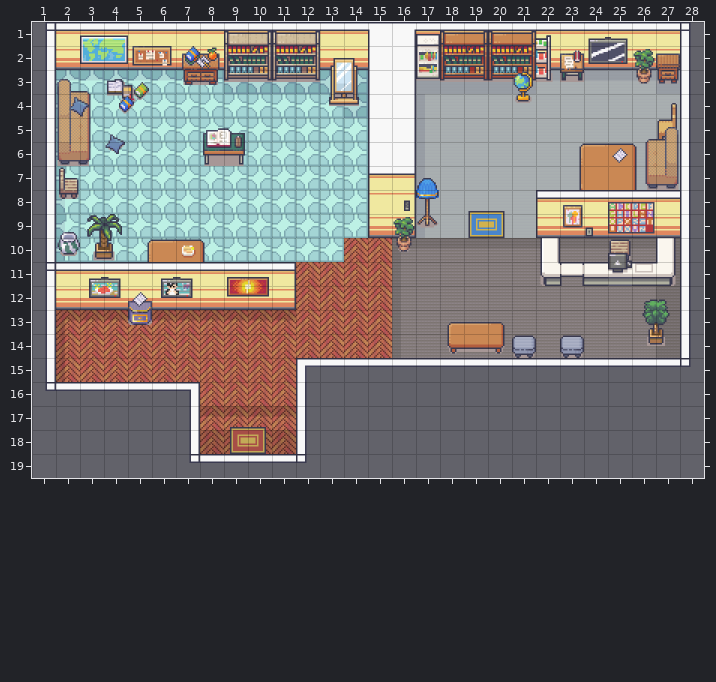
Two versions of a level (Tiled map, assets/TiledMap/interactive-resume.tmx). That is the earlier state.
Cells are 32x32 px. Shown: x 1..28, y 1..19.
The same view after the edit:
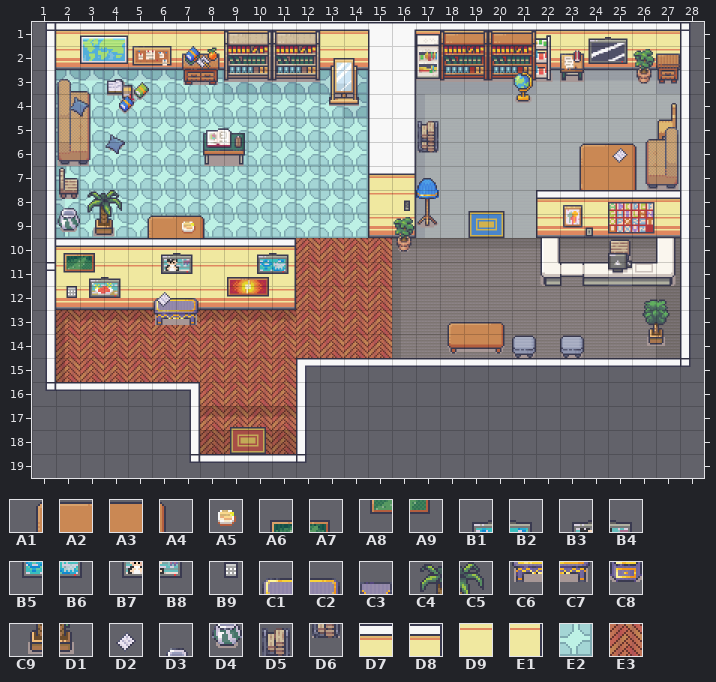
Key: from "Interiors_free_32x32": A1 160, A2 161, A3 162, A4 163, A5 203, A6 346, A7 347, A8 362, A9 363, B1 384, B2 385, B3 386, B4 387, B5 400, B6 401, B7 402, B8 403, B9 441, C1 706, C2 707, C3 708, C4 717, C5 718, C6 722, C7 723, C8 724, C9 733, D1 734, D2 832, D3 1089, D4 1105, D5 1389, D6 1405; from "Room_Builder_free_32x32": D7 120, D8 121, D9 124, E1 125, E2 182, E3 250.
__ is an empty cell.
Change:
{"where": "layer \"Background\""}
{"y":10,"x":12,"old":"E2 E2","new":"E3 E3"}
{"where": "layer \"Tiles\""}
{"y":10,"x":2,"old":"__ __ __ __ __ __ __ __ __ __","new":"D7 D7 D7 D7 D7 D7 D7 D7 D7 D8"}
{"y":11,"x":2,"old":"D7 D7 D7 D7 D7 D7 D7 D7 D7 D8","new":"D9 D9 D9 D9 D9 D9 D9 D9 D9 E1"}
{"where": "layer \"Collidables\""}
{"y":6,"x":17,"old":"__","new":"D6"}
{"y":9,"x":2,"old":"D3 C4 C5 __ __ __ __","new":"D4 C9 D1 A1 A2 A3 A4"}
{"y":10,"x":2,"old":"D4 C9 D1 A1 A2 A3 A4","new":"__ __ __ __ B3 B4 __"}
{"y":11,"x":6,"old":"B3 B4","new":"__ __"}
{"y":12,"x":2,"old":"__","new":"B9"}
{"y":12,"x":5,"old":"C3 B7 B8","new":"__ C1 C2"}
{"y":13,"x":5,"old":"C8 __ __","new":"__ C6 C7"}
{"where": "layer \"OverlayTiles\""}
{"y":5,"x":17,"old":"__","new":"D5"}
{"y":8,"x":2,"old":"__ __ __","new":"D3 C4 C5"}
{"y":9,"x":2,"old":"D3 C4 C5","new":"__ __ __"}
{"y":9,"x":7,"old":"__","new":"A5"}
{"y":10,"x":2,"old":"__ __","new":"A6 A7"}
{"y":10,"x":7,"old":"A5","new":"__"}
{"y":10,"x":10,"old":"__ __","new":"B1 B2"}
{"y":11,"x":2,"old":"__ __","new":"A8 A9"}
{"y":11,"x":6,"old":"__ __","new":"B7 B8"}
{"y":11,"x":10,"old":"__ __","new":"B5 B6"}
{"y":12,"x":5,"old":"D2 __","new":"__ D2"}
{"label":"added","picture_box":[417,121,439,153]}
{"label":"changed","picture_box":[56,190,344,325]}
